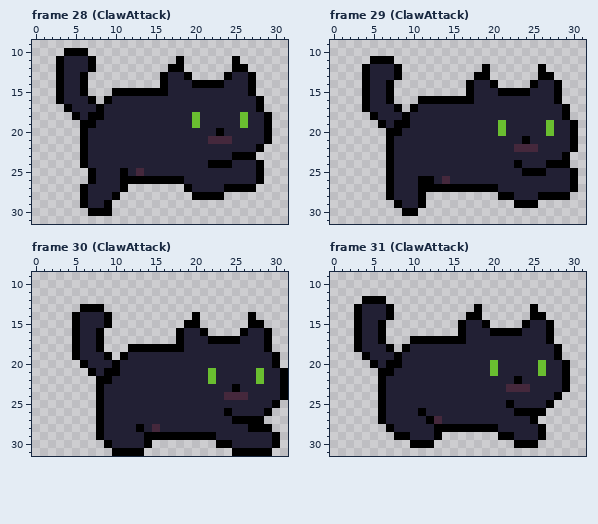
Two states of a pixel-art file, Assets/Sprites/ShadowCat/ShadowCat1.aseprite. The first picture shows the starting point.
32x32 pixels, 39 frames. Shown: frame 28 (ClawAttack): x 0..31, y 9..31; frame 29 (ClawAttack): x 0..31, y 9..31; frame 30 (ClawAttack): x 0..31, y 9..31; frame 31 (ClawAttack): x 0..31, y 9..31.
And afterwards:
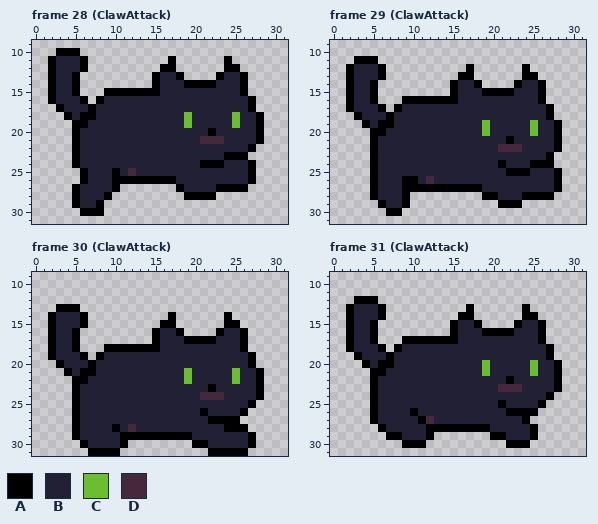
Palette (. is transparent): A #000000  B #222034  C #6abe30  D #45283c
The edit:
Changed rows in their new state; - is an unchanged pixel.
Frame 28 (ClawAttack), layers "Layer 3", "Layer 1":
first column x 2:
10 -A--.-----------------------
11 AB--A.---------A.-----A.----
12 AB--A.--------A-.-----A-.---
13 AB-A.--------AB-A.---AB-A.--
14 AB-A.--------AB--A---B--A.--
15 AB-A.--A------B---------A.--
16 AB--A.AB-----------------A.-
17 -AB--AB------------------A.-
18 --ABA-B----------CB----CB-A.
19 ---A-B-----------CB----CB-A.
20 ---AB---------------AB----A.
21 ---AB--------------D--B---A.
22 ---AB--------------------A.-
23 ---AB-----------------A--.--
24 ---AB--------------A--B--A.-
25 ----AB--ABDB-------------A.-
26 ----AB--A-------B--------A.-
27 ---AB---A.------AB---A---.--
28 ---AB--A.--------A---.------
29 ---AB-A.--------------------
30 ----A--.--------------------
Frame 29 (ClawAttack), layers "Layer 3", "Layer 1":
first column x 2:
11 -AA-..-----------------------
12 ABB-A..--------A-.----A-.----
13 ABB-A..-------AA..----AA..---
14 ABBA..-------ABBA..--ABBA..--
15 ABBA..-------ABB-AA--BB-A..--
16 ABBA..-AA-----BB--------A..--
17 ABB-A.-BB----------------A..-
18 -ABB-A-B-----------------A..-
19 --AB-ABB---------C-B---C-BA..
20 ---AABB----------C-B---C-BA..
21 ---ABB--------------A-B---A..
22 ---ABB-------------DD-BB--A..
23 ---ABB-------------------A..-
24 ---ABB-------------A-B-AA-..-
25 ---ABB--------------AA-BB-A..
26 ---ABB-AABD-B-------------A..
27 ---ABB-AA--------BB-------A..
28 ---ABB-A..-------AABB-AA--..-
29 ----ABBA..---------AA-..-----
30 -----AA..--------------------
Frame 30 (ClawAttack), layers "Layer 3", "Layer 1":
first column x 2:
13 -AAA...-----------------------
14 ABBBA...-------A--.---A--.----
15 ABBBA...------AA-..---AA-..---
16 ABB-...------ABB-...-ABB-...--
17 ABB-...------ABBBAAA-BBBA...--
18 ABB-...AAA----BBB-------A...--
19 ABBBA.ABBB---------------A...-
20 -ABBBA--B----------------A...-
21 --ABA--BB--------C--B--C--A...
22 ---AABBB---------C--B--C--A...
23 ---ABBB-------------A--B--A...
24 ---ABBB------------DDDBBB-A...
25 ---ABBB------------------A...-
26 ---ABBB------------A--B-A...--
27 ---ABBB-------------AAA-...---
28 ---ABBB-A-DB-B--------AAA...--
29 ---ABBB--AAA------BBB----A...-
30 ----ABBB-A...-----AABBB--A...-
31 -----AAA-...--------AAA--...--
Frame 31 (ClawAttack), layers "Layer 3", "Layer 1":
first column x 2:
12 -A--.-----------------------
13 AB--A.---------A.-----A.----
14 AB--A.--------A-.-----A-.---
15 AB-A.--------AB-A.---AB-A.--
16 AB-A.--------AB--A---B--A.--
17 AB-A.--A------B---------A.--
18 AB--A.AB-----------------A.-
19 -AB--AB------------------A.-
20 --ABA-B----------CB----CB-A.
21 ---A-B-----------CB----CB-A.
22 ---AB---------------AB----A.
23 ---AB--------------D--B---A.
24 ---AB--------------------A.-
25 ---AB--------------AB---A.--
26 ---AB---AB----------A---.---
27 ---AB----ADB----------A.----
28 ----AB----A-------B----A.---
29 -----A-B--A.------A-B--A.---
30 -------A--.---------A--.----
Boxes around the changes in both pictures, in picture pixels (x1, y1, x2, y2):
changed: (48, 48, 144, 216)
changed: (152, 56, 272, 200)
changed: (346, 56, 450, 216)
changed: (450, 64, 578, 208)
changed: (48, 304, 288, 456)
changed: (346, 296, 442, 448)
changed: (450, 304, 570, 448)
